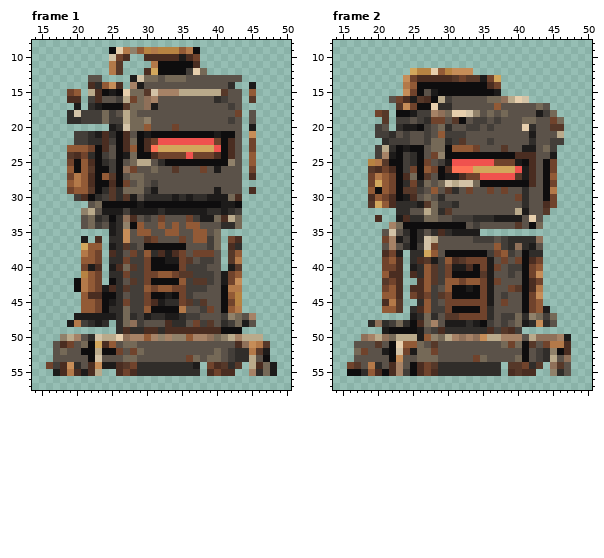
Pixel-art file: assets/enemy/training_target/training_target.aseprite. The picture above is the old version.
64x64 pixels, 3 frames. Shown: frame 1: x 14..50, y 8..57; frame 2: x 14..50, y 8..57. The commit also changed other frames, which this record leaves out.
The result:
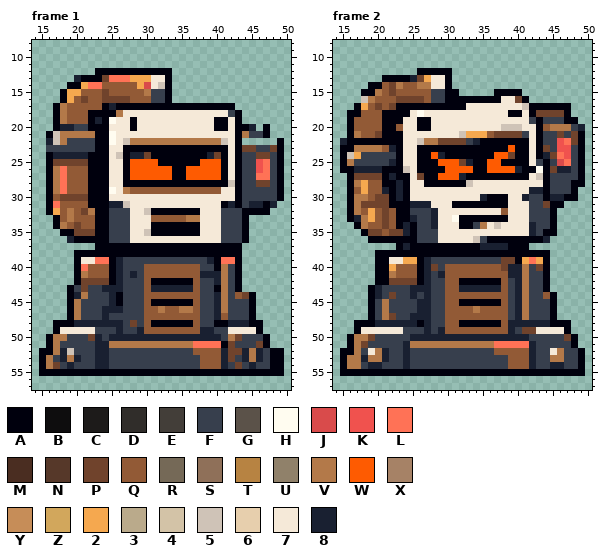
Palette (. is transparent): A #00000d  B #0e0d0e  C #1d1b1a  D #302d2a  E #433e39  F #373f4d  G #5b5249  H #fffcf0  J #d94b4b  K #f0524e  L #ff7256  M #4a2d21  N #563829  P #70432c  Q #925a36  R #756957  S #8f7059  T #b78342  U #90816a  V #b37949  W #fe5b01  X #a68266  Y #c68d58  Z #d2a75c  2 #f5a84f  3 #baaa8b  4 #d3c3a7  5 #cfc3b7  6 #e7cfad  7 #f5e9d8  8 #192031
Changes in this commit:
Changed rows in their new state; - is an unchanged pixel.
Frame 1:
first column x 15:
 9 ----------.............------------
10 ----------...--........------------
11 ----------..----.......------------
12 --------AAAAAAAAAAA.....-----------
13 -----8AAAPLLL22277A..........------
14 ----AA2LL-QQQQ2J75A.........--.----
15 ---A22QQQPQQQQQVFFA..........-.----
16 ---A2QPQQPPPPQQQFFA..........-.----
17 --AVQQQQQA8AAAAAAAAAAAAAAAAA.------
18 --AVQQQAAAAV777777777777777FA-.----
19 --AVQQQA8AH77A77777777777AA7A-.----
20 --A88FFAAA777A77777777777AA7AA8-A--
21 -A5VVVVVAAH77777777777777777AVFFA--
22 -85VFFFFAAH75VVVVVVVVVVVVV57A-.---A
23 -FFFFFFFAA77AAAAAAAAAAAAAAA7AP-FFPA
24 -A88888AAA75A88PAAAAAAAA8PA7AFFPPFA
25 -APP-PPAAA77AWWWWAAAAAAWWWA7AFFKLFA
26 -AVL-Q-AAA77AWWWWWWAAWWWWWA7AFFKLFA
27 -AVLQQ-AAA77AWWWWWWAAWWWWWA7AFFLLFA
28 -AVL-Q-AAA77AAAAAAAAAAAAAAA5AFFPPFA
29 -AVLQ--AAAH7VQQQQQQQQQQQQQ77AFFFFFA
30 -AQPPPPAAA777777777777777777AFFFFFA
31 -ALQQQQAAA8857777777777777A8AF88A8-
32 -A2QVQPVAAFFF775AAAAAAA777FFFAAAA--
33 --AQVQQQAAFFF777QQQQQVV777FFFA-----
34 --AVQPQQAAFFF777AAAAAAA777FFFA-----
35 ---AAPPPAAFFF775AAAAAAA777FFFA-----
36 ----8AAAAAFFF7777777777777FFFA-----
37 ------..AAAAAAAAAAAAAAAAAAAAA------
38 -----AAAAAAAAAAAAAAAAAAAAAAAA------
39 -----A77LLA8FFFFFFFFFFFF8ALLA------
40 -----ALQQQA8FFFQQQQQQQQFFAVFA------
41 -----AV-QQA8F8FQQ--QQQQ888VFA------
42 -----APP-PA8FFFQAAAAAAQFF8VFA------
43 ----AFPFF888FFF-888888QFFAVFA------
44 ----A8VFFF8AFFFQQQQQQQQFF8VFQPA----
45 ----AVFFFF8AFFFQAAAAAAQFF8VFFFA----
46 ----AVFFF888FFF-QVQQ-VQFF8VFFFA----
47 ----AVFFF8FFFFFQQQQQQQQFF8QFFFA----
48 --AAA8888888FPFQAAAAAAQFFAA888AA---
49 --A77777FFF8FF8QQQQQQQQ88FF7777A---
50 -AVVFFFP8F8888888888888888FVPFFFA--
51 -AVFFFFF88VVVVVVVVVVVVLLLLAPFFFPA--
52 AAV85FFF88FFFFFFFFFFFFQQQQ8PP8-8FAA
53 AVF8V8FF88FFFFFFFFFFFFFQQQ8PF8V8FAA
54 AVPF8FFF88FFFFFFFFFFFFFQQQ8FPF8FFAA
55 AAAAAAAAAAAAAAAAAAAAAAAAAAAAAAAAAAA
Frame 2:
first column x 15:
12 ----------.AAAAA...----------------
13 ------AAAA8P277A.......------------
14 ----AAQPVQ-VV77A.......------------
15 ---AAVQPQQQQQFFAA.....AAAA---------
16 ---5VQQQ-PPPQFFAAAAAAAA77PA--------
17 --A2QPQPAAAAAAAAAA777777775AAAAAA--
18 -AAQQQAAAA7H777777777777AA7APPPPA--
19 -AQQQQAAA77AA77777777777777FAFFFAA-
20 -AQQQQAAQ77AA777777777755577AQVVVF8
21 -AVQQPAAA777777775222QPPPPF7AFFPFPA
22 8AAAAAAAA775VVPPPPF8AAAAAAA7AFFKLPA
23 AAVVVVQ8A77AAAAAAAAAAAAAWAA7APFKKFA
24 A52FFFFFA77AAW8AAAAAAAWWPAA7A8PLKFA
25 AVFFFFF8A77AAAWWWP8AAWWAAAA7FAFJLFA
26 AA8888AAA57AAAAWWWWAAWWWW8AAHA-88FA
27 -APP-PA8AA7PAAWWW8AAAAAAAAA75AFFFFA
28 -AV2QQAA8A77AAAAAA57777777777AFFFAA
29 -AQ2-Q8A8A7777777777777777788AFFFA-
30 -AVVQP-A8A77777777778AAA778FFA88AA-
31 -AVPPPPAAA888777AAAAAAAA777FFPAA---
32 -AVQ2QPQAAFFF8777777777Q777FFFA----
33 -A8V2QPQAA8FF877HAAAAAAA777FFFA----
34 --AVQQPQA8AFF8777AAFV7577778FFA----
35 ---APPQPP8AFFF77777777777778FAA----
36 ----AAAAAAAFFF777775FAAAAAAAA8-----
37 ------..A8AAAAAAAAAA8888AAA..------
38 -----AAAAAAAAAAAAAAAAAAAAAAAAA-----
39 -----AA7722A8FFFFFFFFFF-PA2L2A-----
40 -----AA2QQQA8PFQQQQQQQQP88VFPA-----
41 -----AAVQQQA8F8QQQQQQQQQ88VFFA-----
42 -----AA-PPPA8FF--AAAAAAQF8VFFA-----
43 ----A8FFFF888FF-Q888888QF8VFFA-----
44 ----A8FPFF8F8FFQQQQQQQQQF8VFFQA----
45 ----AFVFFFF88FFQQAAAAAAQF8VFFFA----
46 ----AFVFFFF88FFQQQQVQQQQF8VFFFA----
47 ----AFVPFF888FFQQQQQQQQQF8VFFFA----
48 --AAA888888A8FFQQAAAAAAQ888888AAA--
49 --A777777FFF8F8QQQQQQQQQ8FPP7777A--
50 -AVVPFFFFF88888888888888888FFFFFPA-
51 -AVPFFFFF8VVVVVVVVVVVVLLLLL8FFFFFA-
52 AAVF7V8FF8FFFFFFFFFFFFQQQQQ8FF7VFFA
53 AVV8VV8FF8FFFFFFFFFFFFFFQQQ8FFVVFFA
54 AVVF88FFF8FFFFFFFFFFFFFFQQQ8FF88FFA
55 AAAAAAAAAAAAAAAAAAAAAAAAAAAAAAAAAAA
Boxes around the changes in both pictures, in picture pixels (x1, y1, x2, y2):
changed: (39, 47, 284, 376)
changed: (340, 68, 585, 376)
